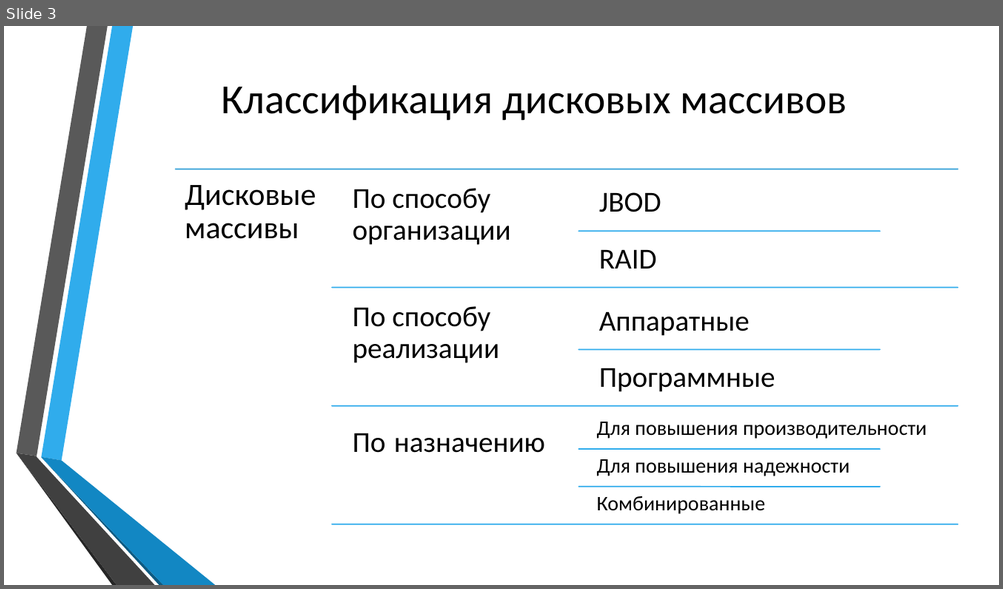
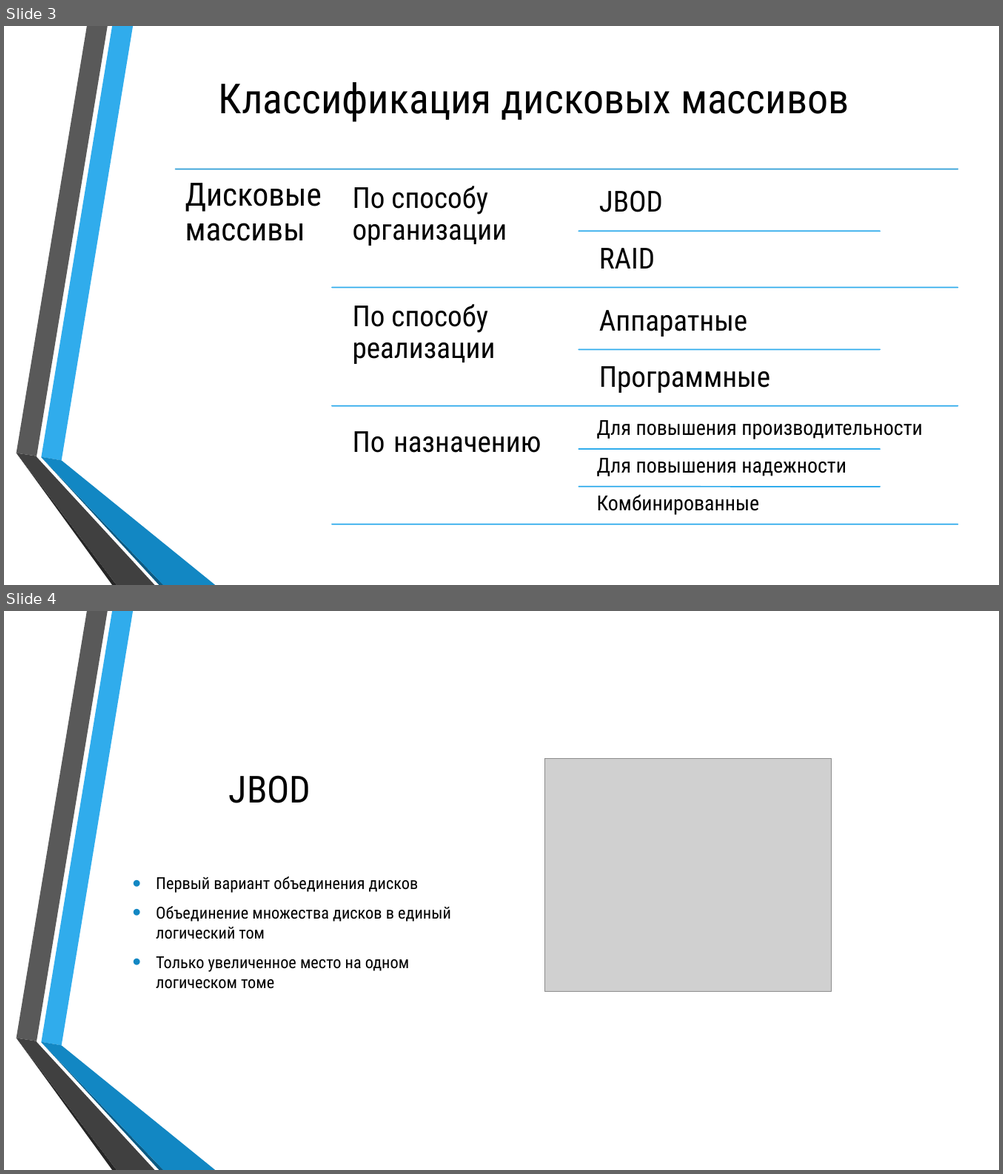
Before and after one commit to Silvarious9862/iiuvm, a slide deck: kr/250541_Бобрик_ВЮ_КР_ИиУВМ.pptx. Shown one above the other, each under a label of ours: slide 3 before the commit, slides 3 and 4 after it. The pictures are 1003x589 and 1003x1174 pixels, drawn with LibreOffice and Linux fonts; fonts in the diff are those of the drawing; grey boxes stand for pictures; background and template pictures are left out. Boxes give left, top, right and bottom in pixels: in the first picture for what was removed or moved away, otherwise in the second. Text is boxed around its words. In the diff, an @@ line names an element or a change of style, - is before the commit and + after.

```diff
--- a/kr/250541_Бобрик_ВЮ_КР_ИиУВМ.pptx
+++ b/kr/250541_Бобрик_ВЮ_КР_ИиУВМ.pptx
@@ slide 4 added at (4, 611, 999, 1170), background picture (left out); not listed: 6 template elements that a slide beside it also shows @@
@@ picture added at (545, 759, 831, 991) @@
@@ title added at (229, 775, 311, 803), 36 pt, text #000000 @@
+JBOD
@@ text added at (156, 877, 451, 989), 16 pt, text #000000 @@
+• Первый вариант объединения дисков
+• Объединение множества дисков в единый логический том
+• Только увеличенное место на одном логическом томе
@@ slide 3 changed as well @@
@@ text "Дисковые массивы" at (185, 183, 321, 241): size 30 to 31 pt, font Calibri to Roboto Condensed @@
@@ font Calibri to Roboto Condensed in 11 elements at (219, 82, 848, 122), (353, 186, 507, 246), (599, 190, 663, 212), (599, 248, 654, 269), (353, 304, 495, 364), (599, 310, 747, 337), (599, 366, 770, 393), (353, 432, 540, 453), (597, 420, 922, 440), (597, 458, 846, 477), (597, 494, 760, 515) @@
```
Also in this commit, not shown: 2 other slides changed, 20 other slides added, 1 slide removed, 17 other files.
